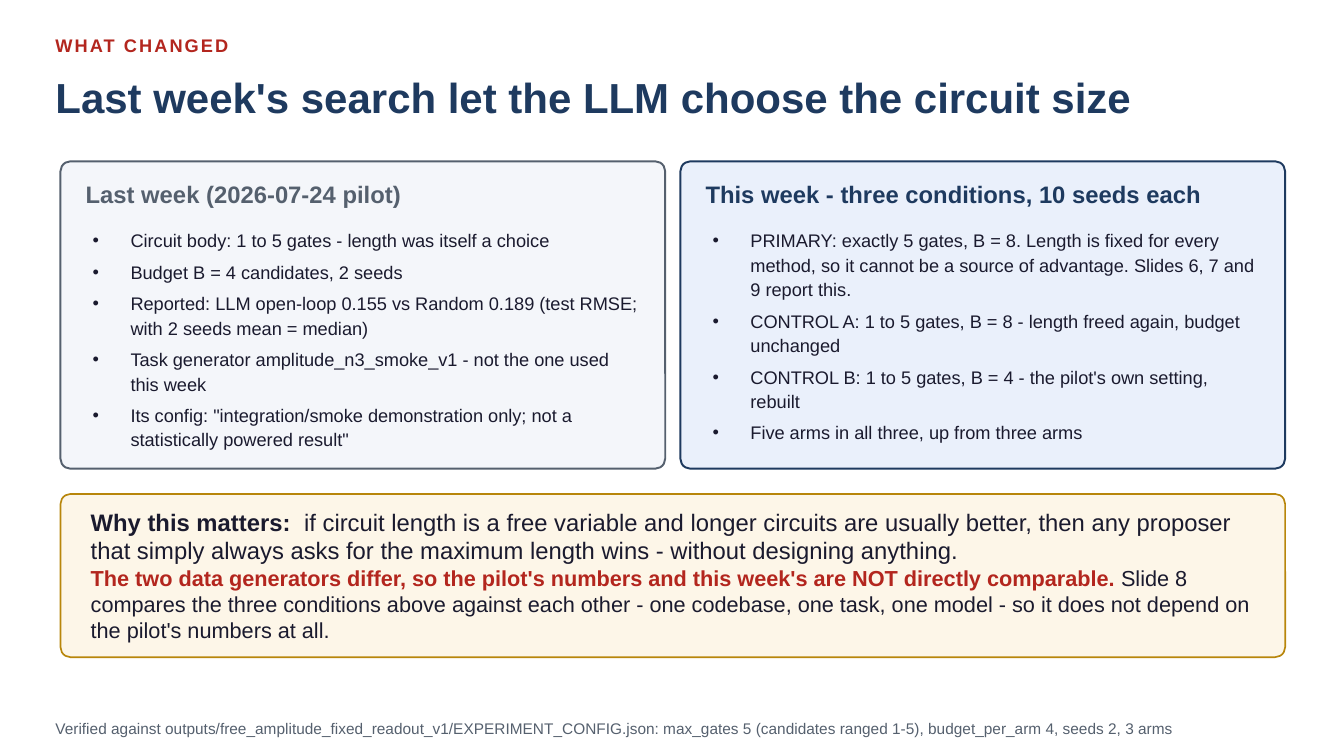
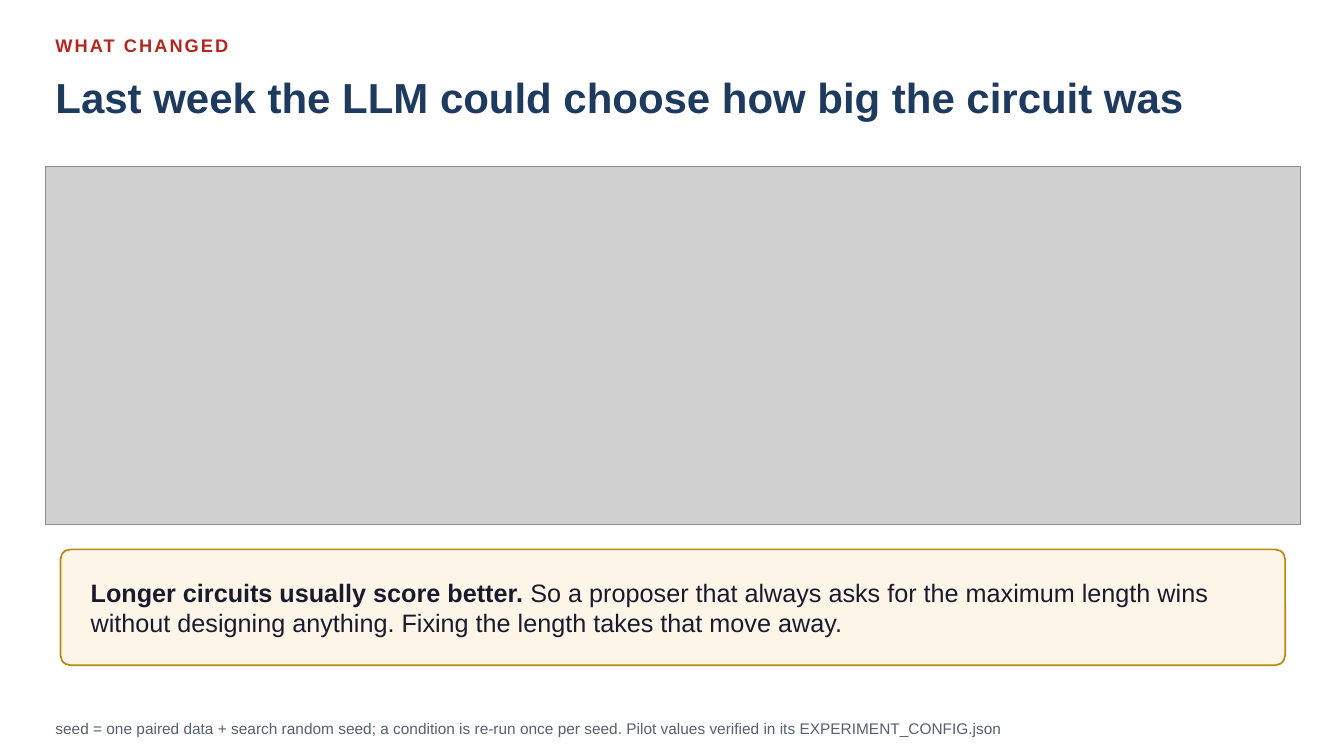
Before and after one commit to dorakingx/llm-vqc, a slide deck: slide 2 of docs/presentation/mini5/20260731_GSoC_mini5.pptx. Drawn at 1344x756 pixels with LibreOffice and Linux fonts; fonts in the diff are those of the drawing; grey boxes stand for pictures. Boxes give left, top, right and bottom in pixels: in the first picture for what was removed or moved away, otherwise in the second. Text is boxed around its words. In the diff, an @@ line names an element or a change of style, - is before the commit and + after.

```diff
--- a/docs/presentation/mini5/20260731_GSoC_mini5.pptx
+++ b/docs/presentation/mini5/20260731_GSoC_mini5.pptx
@@ text at (55,82,1183,122): text changed @@
-Last week's search let the LLM choose the circuit size
+Last week the LLM could choose how big the circuit was
@@ picture added at (45,166,1301,524) @@
@@ rounded rectangle removed at (60,161,665,469) @@
@@ rounded rectangle removed at (681,161,1286,469) @@
@@ text removed at (86,186,401,208) @@
-Last week (2026-07-24 pilot)
@@ text removed at (706,185,1200,207) @@
-This week - three conditions, 10 seeds each
@@ text removed at (131,233,638,450) @@
-• Circuit body: 1 to 5 gates - length was itself a choice
-• Budget B = 4 candidates, 2 seeds
-• Reported: LLM open-loop 0.155 vs Random 0.189 (test RMSE; with 2 seeds mean = median)
-• Task generator amplitude_n3_smoke_v1 - not the one used this week
-• Its config: "integration/smoke demonstration only; not a statistically powered result"
@@ text removed at (750,233,1254,443) @@
-• PRIMARY: exactly 5 gates, B = 8. Length is fixed for every method, so it cannot be a source of advantage. Slides 6, 7 and 9 report this.
-• CONTROL A: 1 to 5 gates, B = 8 - length freed again, budget unchanged
-• CONTROL B: 1 to 5 gates, B = 4 - the pilot's own setting, rebuilt
-• Five arms in all three, up from three arms
@@ rounded rectangle: place and size @@
-rounded rectangle at (60,494,1286,657)
+rounded rectangle at (60,549,1286,665)
@@ rounded rectangle at (60,549,1286,665): proportions changed @@
@@ text at (91,583,1207,638): text changed; size 15.5 to 18 pt @@
-Why this matters: if circuit length is a free variable and longer circuits are usually better, then any proposer that simply always asks for the maximum length wins - without designing anything.
-The two data generators differ, so the pilot's numbers and this week's are NOT directly comparable. Slide 8 compares the three conditions above against each other - one codebase, one task, one model - so it does not depend on the pilot's numbers at all.
+Longer circuits usually score better. So a proposer that always asks for the maximum length wins without designing anything. Fixing the length takes that move away.
@@ text at (55,723,1001,737): text changed @@
-Verified against outputs/free_amplitude_fixed_readout_v1/EXPERIMENT_CONFIG.json: max_gates 5 (candidates ranged 1-5), budget_per_arm 4, seeds 2, 3 arms
+seed = one paired data + search random seed; a condition is re-run once per seed. Pilot values verified in its EXPERIMENT_CONFIG.json
```
Also in this commit, not shown: 8 other slides changed, 15 other files.
